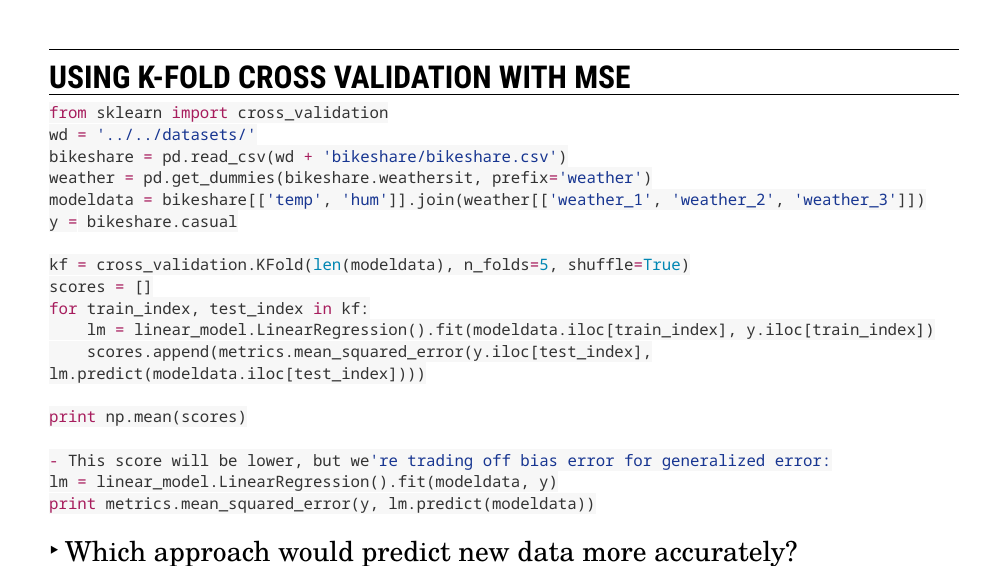
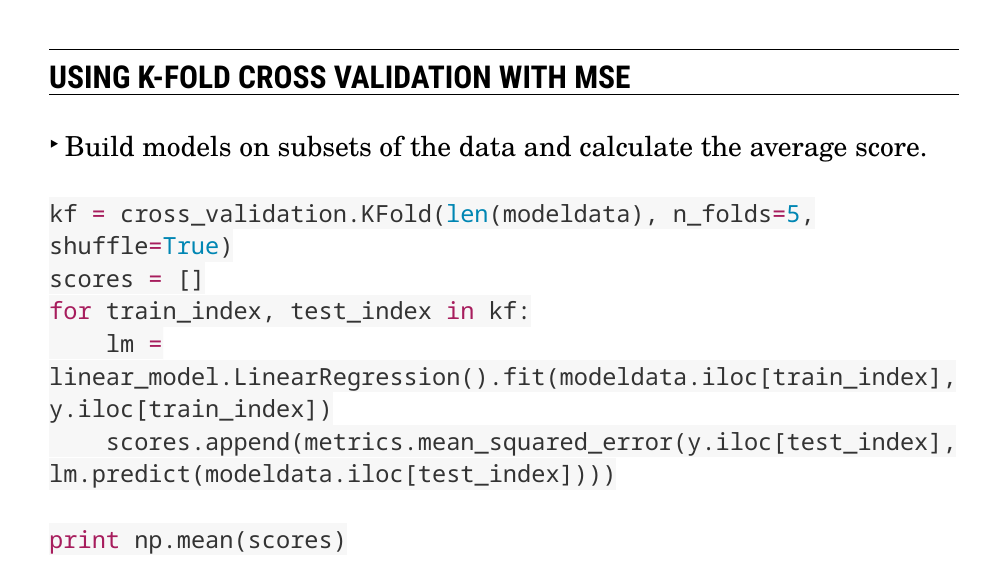
Before and after one commit to eflautt/ga-data-science, a slide deck: slide 28 of lessons/lesson-07/07-evaluating-model-fit.pptx (slide 23 before the commit). Drawn at 1008x566 pixels with LibreOffice and Linux fonts; fonts in the diff are those of the drawing. Boxes give left, top, right and bottom in pixels: in the first picture for what was removed or moved away, otherwise in the second. Text is boxed around its words. In the diff, an @@ line names an element or a change of style, - is before the commit and + after.

Commit message:
Adding updated version

```diff
--- a/lessons/lesson-07/07-evaluating-model-fit.pptx
+++ b/lessons/lesson-07/07-evaluating-model-fit.pptx
@@ text at [49,135,957,554]: text changed; size 16 to 24 pt @@
-from sklearn import cross_validation
-wd = '../../datasets/'
-bikeshare = pd.read_csv(wd + 'bikeshare/bikeshare.csv')
-weather = pd.get_dummies(bikeshare.weathersit, prefix='weather')
-modeldata = bikeshare[['temp', 'hum']].join(weather[['weather_1', 'weather_2', 'weather_3']])
-y = bikeshare.casual
-kf = cross_validation.KFold(len(modeldata), n_folds=5, shuffle=True)
-scores = []
-for train_index, test_index in kf:
-lm = linear_model.LinearRegression().fit(modeldata.iloc[train_index], y.iloc[train_index])
-scores.append(metrics.mean_squared_error(y.iloc[test_index], lm.predict(modeldata.iloc[test_index])))
-print np.mean(scores)
-- This score will be lower, but we're trading off bias error for generalized error:
-lm = linear_model.LinearRegression().fit(modeldata, y)
-print metrics.mean_squared_error(y, lm.predict(modeldata))
-‣ Which approach would predict new data more accurately?
+‣ Build models on subsets of the data and calculate the average score.
+kf = cross_validation.KFold(len(modeldata), n_folds=5, shuffle=True)
+scores = []
+for train_index, test_index in kf:
+lm = linear_model.LinearRegression().fit(modeldata.iloc[train_index], y.iloc[train_index])
+scores.append(metrics.mean_squared_error(y.iloc[test_index], lm.predict(modeldata.iloc[test_index])))
+print np.mean(scores)
```
Also in this commit, not shown: 24 other slides changed, 12 slides added.
